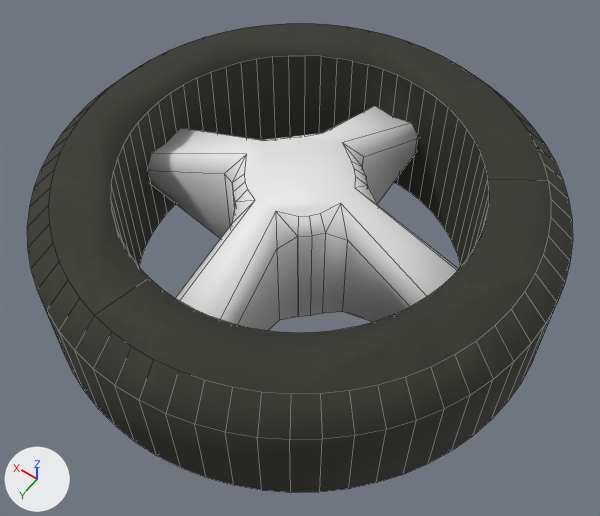
Two versions of the Blender file meshes/wheel1.blend, one commit apart.
Before and after are seen from a 50 mm camera at (-1.226, 1.716, 2.506) aimed at (-0.054, 0.076, -0.073). The axes (+X, +Y, +Z) are drawn at lower left. The lights are the same throughout. Mesh edges are drawn as thin lines.
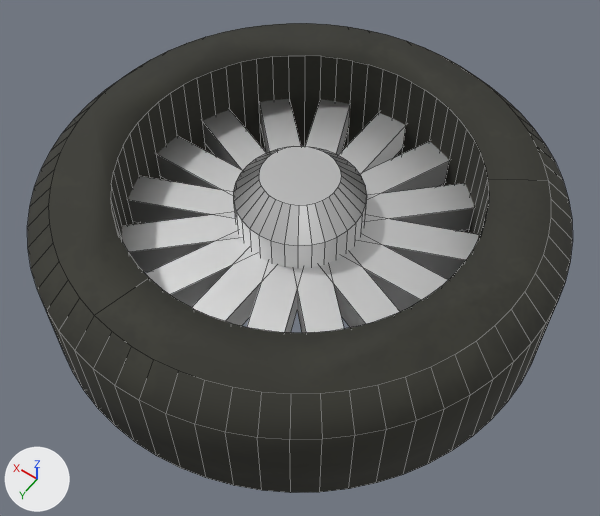
Changed parts and their boxes (x1, y1, x2, y2) in the pictures (600 x 516 px; the box of a moved part takes in the faces that stretch with it):
```json
{"object": "Cube", "change": "added", "after": [122, 99, 478, 333]}
{"object": "Cylinder.002", "change": "recoloured, reshaped, shading changed", "before": [147, 106, 458, 331], "after": [233, 146, 367, 268]}
{"part": 1, "of": "me_cylinder_002", "change": "moved or reshaped", "before": [147, 106, 458, 331], "after": [233, 146, 367, 267]}
{"part": 2, "of": "me_cylinder_002", "change": "shading changed", "before": [224, 174, 325, 320], "after": [234, 205, 366, 268]}
```

Edits to the scene script, one JSON object a line:
```json
{"op": "add", "block": "mat_material_003", "code": ["mat_material_003 = principled_material('Material.003')", "mat_material_003.base_color = (0.8, 0.8, 0.8)  # white #e7e7e7", "mat_material_003.metallic = 1.0", "mat_material_003.roughness = 0.401"]}
{"op": "add", "block": "mat_material_002", "code": ["mat_material_002 = principled_material('Material.002')", "mat_material_002.base_color = (0.8, 0.8, 0.8)  # white #e7e7e7", "mat_material_002.metallic = 1.0"]}
{"block": "me_cylinder_002", "where": "me_cylinder_002.from_pydata(...)  # 64 vertices, 34 faces; spans x -0.75..0.75, y -0.75..0.75, z -0.3..0.3"}
{"block": "me_cylinder_002", "where": "# used by ob_cylinder_002; location = (0.0, 0.0, 0.0)"}
{"block": "me_cylinder_002", "change": "me_cylinder_002 part 1: all 24 vertices in x -0.75..0.75, y -0.75..0.75, z -0.064..0.064 are scaled about their middle by (0.333, 0.333, 4.69)"}
{"block": "me_cylinder_002", "change": "me_cylinder_002 part 2: all faces are now shaded flat (34 of 34 changed)"}
{"op": "add", "block": "me_cylinder_002", "code": "me_cylinder_002.materials.append(mat_material_003)  # white #e7e7e7"}
{"op": "add", "block": "me_plane", "code": ["me_plane = bpy.data.meshes.new('Plane')", "me_plane.from_pydata([(-1.0, -1.0, 0.0), (1.0, -1.0, 0.0), (-1.0, 1.0, 0.0), (1.0, 1.0, 0.0)], [], [(0, 1, 3, 2)])"]}
{"op": "add", "block": "me_cube_002", "code": ["me_cube_002 = bpy.data.meshes.new('Cube.002')", "me_cube_002.from_pydata(...)  # a box spanning x -1.0..1.0, y -1.0..1.0, z -1.0..1.0", "me_cube_002.materials.append(mat_material_002)  # white #e7e7e7"]}
{"op": "add", "block": "ob_plane", "code": ["ob_plane = bpy.data.objects.new('Plane', me_plane)", "ob_plane.location = (0.0, 0.0, 0.0)", "ob_plane.rotation_euler = (0.0, 0.0, 0.393)  # degrees (0, 0, 23)", "ob_plane.scale = (0.788, 0.0667, 0.0667)"]}
{"op": "add", "block": "ob_cube", "code": ["ob_cube = bpy.data.objects.new('Cube', me_cube_002)", "ob_cube.location = (0.0, 0.0, 0.0)", "ob_cube.scale = (0.788, 0.0667, 0.0667)", "_m = ob_cube.modifiers.new('Array', 'ARRAY')", "_m.count = 8", "_m.use_relative_offset = False", "_m.use_object_offset = True", "_m.offset_object = ob_plane"]}
```
